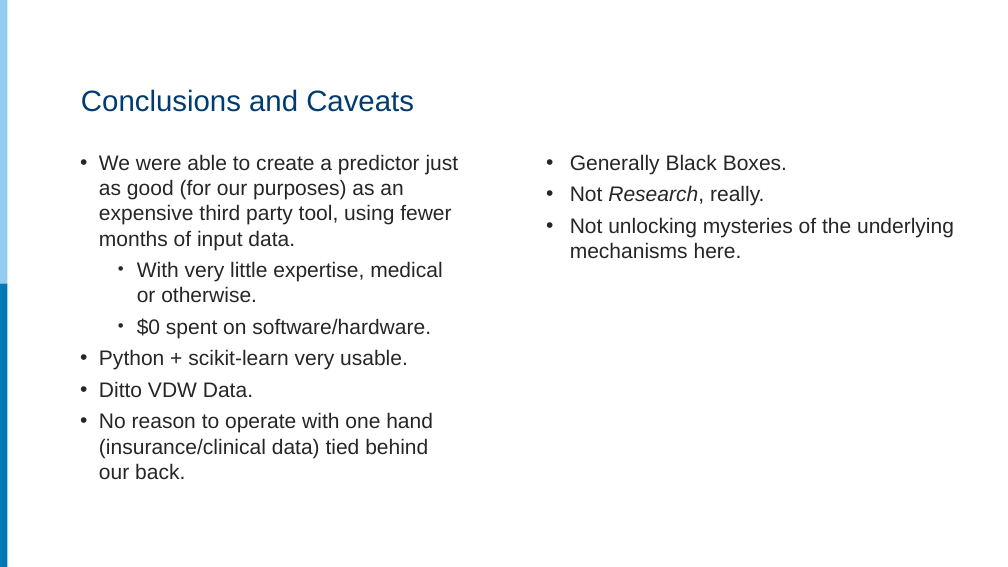
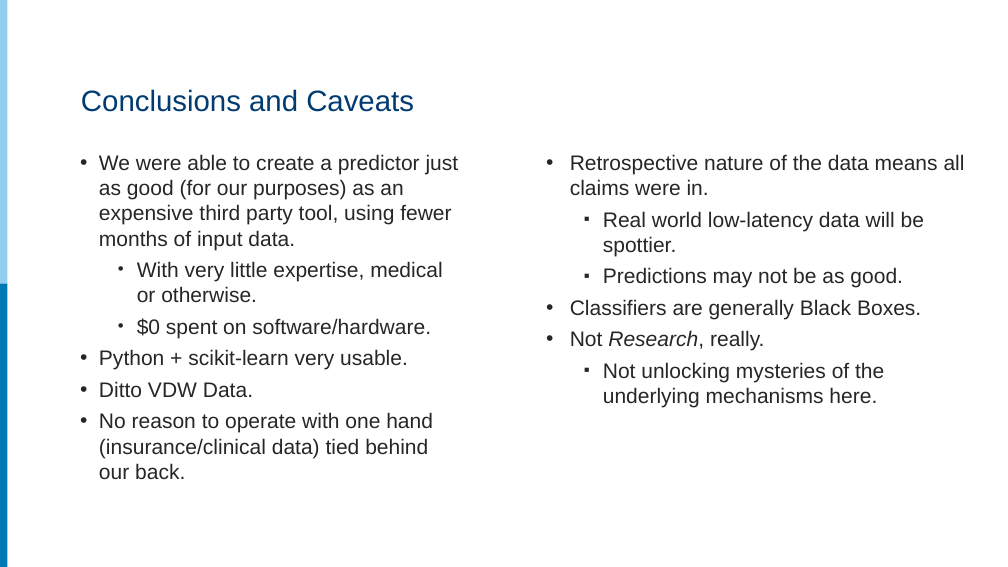
Before and after one commit to rpardee/hcsrn_2019, a slide deck: slide 14 of analytics_for_hmos.pptx (slide 12 before the commit). Drawn at 1008x567 pixels with LibreOffice and Linux fonts; fonts in the diff are those of the drawing. Boxes give left, top, right and bottom in pixels: in the first picture for what was removed or moved away, otherwise in the second. Text is boxed around its words. In the diff, an @@ line names an element or a change of style, - is before the commit and + after.

```diff
--- a/analytics_for_hmos.pptx
+++ b/analytics_for_hmos.pptx
@@ text at <box>570,154,965,319</box>: text changed @@
-• Generally Black Boxes.
+• Retrospective nature of the data means all claims were in.
+  ▪ Real world low-latency data will be spottier.
+  ▪ Predictions may not be as good.
+• Classifiers are generally Black Boxes.
@@ text at <box>603,362,884,408</box>: bullet • to ▪; list level 1 to 2 in "Not unlocking mysteries of the ..." @@
```
Also in this commit, not shown: 5 other slides changed, 2 slides added, 1 other file.
